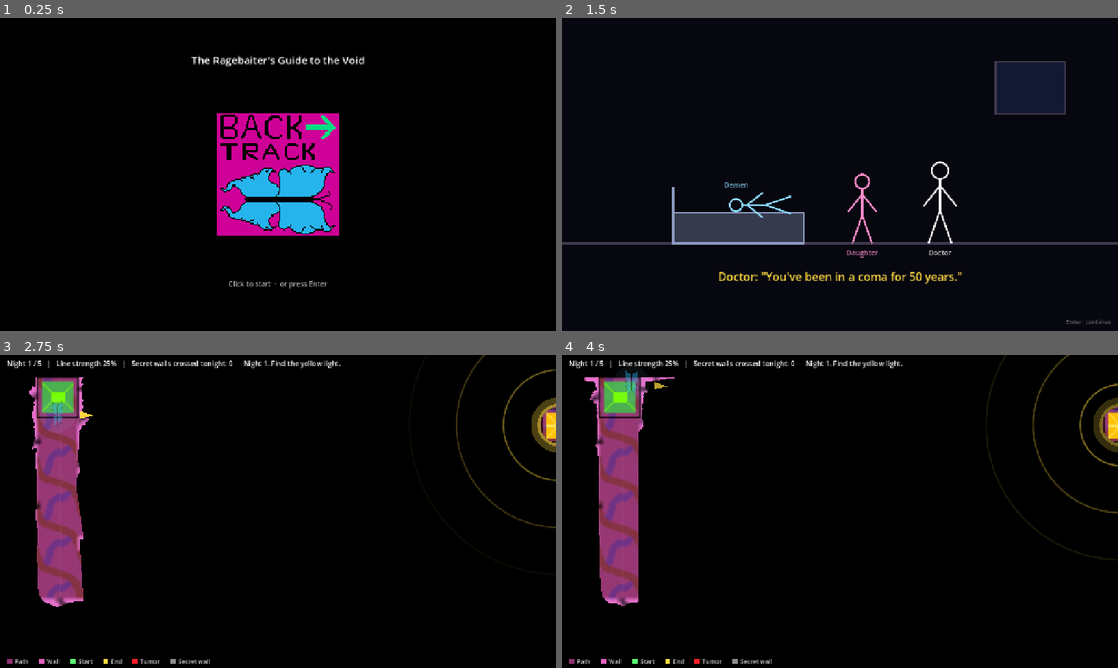
Above: before the commit, frames 1-4 (two rows, left to right).
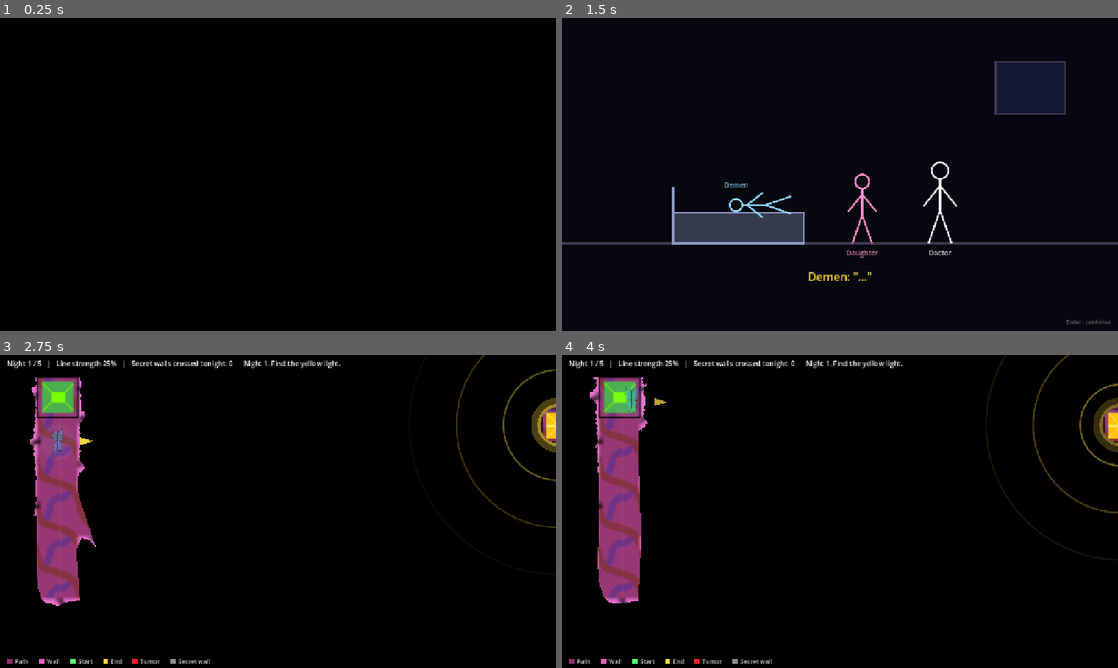
Above: after the commit, the same moments.

Repository: DanishNadar/Backtrack
Game: Godot game, scene res://scenes/main.tscn
Same seed, same stepped clock (60 frames per second), same inputs: the game is played once before the commit and once after it. Video files are missing from this copy of the repository; at most half a second of black plays in their place.
Inputs (mouse positions are in pixels of both pictures, inside the frame that each line leads up to):
- Up to frame 1 (0.25 s): no input
- Up to frame 2 (1.5 s): click (840, 174) at 0.52 s; tap Enter at 1.25, 1.35 s; move the mouse to (962, 158) at 1.27 s; hold Right from 1.28 s (still down); click (962, 158) at 1.42 s
- Up to frame 3 (2.75 s): tap Space at 1.52, 1.82, 2.27, 2.3, 2.57 s; tap E at 1.55, 2.1 s; move the mouse to (166, 527) at 2.02 s; release Right at 2.03 s; hold Down from 2.03 s (still down); click (166, 527) at 2.17 s
- Up to frame 4 (4 s): move the mouse to (895, 442) at 2.77 s; release Down at 2.78 s; hold Right 2.78-3.53 s; tap Space at 2.85, 3.77 s; click (895, 442) at 2.92 s; tap Enter at 3.05, 3.6 s; move the mouse to (812, 574) at 3.52 s; hold Up from 3.53 s (still down); click (812, 574) at 3.67 s; tap E at 3.8 s

The runs differ from the first frame. In frame 1, 8.0% of the frame differs, in the area x 34-66%, y 12-87%; in frame 2, 0.7%; in frame 3, 0.8%; in frame 4, 0.7%.

Commit message:
completed game

Diff:
--- a/scenes/main.tscn
+++ b/scenes/main.tscn
@@ -11,6 +11,7 @@
 [ext_resource type="Script" path="res://scripts/cutscene.gd" id="9"]
 [ext_resource type="Script" path="res://scripts/tung_tung.gd" id="10"]
 [ext_resource type="AudioStream" path="res://public/sounds/hit-sound-effect.toolszone.net.wav" id="11"]
+[ext_resource type="VideoStream" path="res://public/Intro.ogv" id="12"]
 
 [node name="Main" type="Node2D"]
 script = ExtResource("1")
@@ -146,3 +147,32 @@
 theme_override_colors/font_color = Color(1, 1, 1, 0.7)
 text = "Click to start  ·  or press Enter"
 horizontal_alignment = 1
+
+[node name="Intro" type="VideoStreamPlayer" parent="UI"]
+visible = false
+anchors_preset = 15
+anchor_right = 1.0
+anchor_bottom = 1.0
+grow_horizontal = 2
+grow_vertical = 2
+mouse_filter = 2
+stream = ExtResource("12")
+expand = true
+
+[node name="SkipHint" type="Label" parent="UI/Intro"]
+layout_mode = 1
+anchors_preset = 3
+anchor_left = 1.0
+anchor_top = 1.0
+anchor_right = 1.0
+anchor_bottom = 1.0
+offset_left = -160.0
+offset_top = -36.0
+offset_right = -16.0
+offset_bottom = -12.0
+grow_horizontal = 0
+grow_vertical = 0
+theme_override_colors/font_color = Color(0, 0, 0, 0.45)
+theme_override_font_sizes/font_size = 14
+text = "Enter: skip"
+horizontal_alignment = 2
--- a/scripts/crawl.gd
+++ b/scripts/crawl.gd
@@ -27,10 +27,12 @@
 var _viewport: SubViewport
 var _page: Control
 var _plane: ColorRect
+var _voice := AudioStreamPlayer.new()
 
 
 func _ready() -> void:
 	visible = false
+	add_child(_voice)
 	_font.font_names = PackedStringArray(FONT_NAMES)
 
 	_viewport = SubViewport.new()
@@ -51,8 +53,13 @@
 	add_child(_plane)
 
 
-## Shows a crawl; `finished` is emitted when it has scrolled away or is skipped.
-func play(title: String, body: String) -> void:
+## Shows a crawl, narrated by the recording for `voice_id` if there is one.
+## `finished` is emitted once it has scrolled away and the narration is over,
+## or when it's skipped.
+func play(title: String, body: String, voice_id: String) -> void:
+	_voice.stream = Voice.load_line(voice_id)
+	if _voice.stream:
+		_voice.play()
 	_title = title
 	_body = body
 	var font := _font
@@ -80,11 +87,12 @@
 	_plane.material.set_shader_parameter("scroll", _scroll)
 	var left := 1.0 - _scroll / _end
 	_plane.modulate.a = clampf(left / FADE_OUT, 0.0, 1.0)
-	if _scroll >= _end:
+	if _scroll >= _end and not _voice.playing:
 		_finish()
 
 
 func _finish() -> void:
+	_voice.stop()
 	visible = false
 	finished.emit()
 
--- a/scripts/cutscene.gd
+++ b/scripts/cutscene.gd
@@ -38,15 +38,20 @@
 var _alpha := {"doctor": 1.0, "daughter": 1.0}
 var _vanishing := {}
 var _rng := RandomNumberGenerator.new()
+var _scene := ""
+var _voice := AudioStreamPlayer.new()
 
 
 func _ready() -> void:
 	visible = false
-
-
-## Plays `beats`; Demen lies in bed if `lying`, otherwise sits up.
-func play(beats: Array, lying: bool) -> void:
+	add_child(_voice)
+
+
+## Plays `beats`; Demen lies in bed if `lying`, otherwise sits up. `scene`
+## names the cutscene's voice lines (see Voice.beat_id).
+func play(beats: Array, lying: bool, scene: String) -> void:
 	_beats = beats
+	_scene = scene
 	_lying = lying
 	_index = 0
 	_crying = false
@@ -60,6 +65,9 @@
 
 
 func _start_beat() -> void:
+	_voice.stream = Voice.load_line(Voice.beat_id(_scene, _index, _beats[_index]))
+	if _voice.stream:
+		_voice.play()
 	match _beats[_index].get("event", ""):
 		"cry":
 			_crying = true
@@ -79,6 +87,7 @@
 
 
 func _advance() -> void:
+	_voice.stop()
 	_index += 1
 	if _index >= _beats.size():
 		visible = false
--- a/scripts/main.gd
+++ b/scripts/main.gd
@@ -38,7 +38,7 @@
 
 const DEMEN_SOURCE: Texture2D = preload("res://public/assets/Demen.png")
 
-enum Mode { TITLE, STORY, PLAYING, MINIGAME }
+enum Mode { INTRO, TITLE, STORY, PLAYING, MINIGAME }
 
 var rng := RandomNumberGenerator.new()
 var demen: Texture2D
@@ -58,6 +58,7 @@
 var hint := ""
 var hint_timer := 0.0
 var time := 0.0
+var title_voice := AudioStreamPlayer.new()  # reads the title on the start screen
 
 @onready var camera: Camera2D = $Camera
 @onready var lit: Node2D = $Lit
@@ -73,6 +74,7 @@
 @onready var walk_sound: AudioStreamPlayer = $WalkSound
 @onready var title: ColorRect = $UI/Title
 @onready var start_button: TextureButton = $UI/Title/StartButton
+@onready var intro: VideoStreamPlayer = $UI/Intro
 
 
 func _ready() -> void:
@@ -84,38 +86,70 @@
 	simon.finished.connect(_on_simon_finished)
 	start_button.pressed.connect(_begin_game)
 	cutscene.demen = demen
-	_show_title()
+	intro.finished.connect(_end_intro)
+	title_voice.stream = Voice.load_line("title")
+	add_child(title_voice)
+	_show_title(false)
+	_play_intro()
+
+
+## The intro video plays once, on launch, over the title screen. Enter, Space
+## or a click skips it.
+func _play_intro() -> void:
+	mode = Mode.INTRO
+	title.visible = false
+	intro.visible = true
+	intro.play()
+
+
+func _end_intro() -> void:
+	if mode != Mode.INTRO:
+		return
+	intro.stop()
+	intro.visible = false
+	mode = Mode.TITLE
+	title.visible = true
+	start_button.grab_focus()
+	_announce_title()
 
 
 ## Resets progress and shows the title screen, with night 1 loaded behind it
-## so there's always a world to draw.
-func _show_title() -> void:
+## so there's always a world to draw. The title is read aloud unless the
+## intro video is about to play over it.
+func _show_title(announce := true) -> void:
 	GameState.reset()
 	start_night()
 	mode = Mode.TITLE
 	title.visible = true
 	start_button.grab_focus()
+	if announce:
+		_announce_title()
+
+
+func _announce_title() -> void:
+	if title_voice.stream:
+		title_voice.play()
 
 
 ## The opening beats of the story (see story.gd), then night 1.
 func _begin_game() -> void:
 	if mode != Mode.TITLE:
 		return
+	title_voice.stop()
 	title.visible = false
 	mode = Mode.STORY
-	await _play_crawl(Story.PROLOGUE)
-	await _play_cutscene(Story.AWAKENING, true)
-	await _play_crawl(Story.DREAM)
+	await _play_cutscene(Story.AWAKENING, true, "awakening")
+	await _play_crawl(Story.DREAM, "dream")
 	start_night()
 
 
-func _play_crawl(text: Array, extra := "") -> void:
-	crawl.play(text[0], text[1] + extra)
+func _play_crawl(text: Array, voice_id: String, extra := "") -> void:
+	crawl.play(text[0], text[1] + extra, voice_id)
 	await crawl.finished
 
 
-func _play_cutscene(beats: Array, lying: bool) -> void:
-	cutscene.play(beats, lying)
+func _play_cutscene(beats: Array, lying: bool, scene: String) -> void:
+	cutscene.play(beats, lying, scene)
 	await cutscene.finished
 
 
@@ -203,10 +237,17 @@
 
 
 func _unhandled_input(event: InputEvent) -> void:
+	if mode == Mode.INTRO and event is InputEventMouseButton and event.pressed:
+		_end_intro()
+		return
 	if not (event is InputEventKey and event.pressed and not event.echo):
 		return
-	if event.keycode in [KEY_ENTER, KEY_SPACE] and mode == Mode.TITLE:
-		_begin_game()
+	if event.keycode in [KEY_ENTER, KEY_SPACE]:
+		match mode:
+			Mode.INTRO:
+				_end_intro()
+			Mode.TITLE:
+				_begin_game()
 
 
 func _input_dir() -> Vector2:
@@ -326,11 +367,11 @@
 		GameState.strength = minf(1.0, GameState.strength + GameState.GAIN_PER_NIGHT)
 	mode = Mode.STORY
 	var status := "Your lines grow stronger." if cheats == 0 else "You slipped through %d secret wall%s. Your lines did not grow." % [cheats, "" if cheats == 1 else "s"]
-	await _play_crawl(Story.MEMORIES[GameState.night - 1],
+	await _play_crawl(Story.MEMORIES[GameState.night - 1], "memory_%d" % GameState.night,
 		"\n\n%s\nLine strength: %d%%" % [status, roundi(GameState.strength * 100)])
 	if GameState.is_last_night():
-		await _play_crawl(Story.FINALE)
-		await _play_cutscene(Story.FINALE_SCENE, false)
+		await _play_crawl(Story.FINALE, "finale")
+		await _play_cutscene(Story.FINALE_SCENE, false, "ending")
 		_show_title()
 	else:
 		GameState.night += 1
@@ -340,7 +381,7 @@
 func _fade_away() -> void:
 	simon.stop()
 	mode = Mode.STORY
-	await _play_crawl(Story.FADED)
+	await _play_crawl(Story.FADED, "faded")
 	_show_title()
 
 
--- a/scripts/story.gd
+++ b/scripts/story.gd
@@ -4,14 +4,9 @@
 ## [title, body] pairs shown by crawl.gd; cutscenes are lists of beats played
 ## by cutscene.gd.
 ##
-## Beat order: PROLOGUE crawl -> AWAKENING cutscene -> DREAM crawl ->
-## nights 1..MEMORIES.size() (a MEMORIES crawl after each) -> FINALE crawl ->
-## FINALE cutscene. Fading away at any point plays the FADED crawl instead.
-
-const PROLOGUE := [
-	"BACKTRACK\nThe Ragebaiter's Guide to the Void",
-	"Demen (Anakin Gilgamesh John-Smith) was once a joyful young soul. He played outside every single day and got plenty of sunshine.\n\nUntil one day, his life changed forever.\n\nHe was 17 years old, playing ball on the street with a bunch of young folk, when a distracted driver hit him and sent him flying into a well.\n\nA wishing well.\n\nIn agonizing pain, he made his final wish: a daughter who was immortal.",
-]
+## Beat order (the intro video tells the backstory first): AWAKENING cutscene
+## -> DREAM crawl -> nights 1..MEMORIES.size() (a MEMORIES crawl after each)
+## -> FINALE crawl -> FINALE cutscene. Fading away at any point plays the FADED crawl instead.
 
 ## Beats: "text" is the caption, "speaker" (optional) prefixes it, and
 ## "event" (optional) triggers an animation in the cutscene.
--- /dev/null
+++ b/scripts/voice.gd
@@ -0,0 +1,24 @@
+class_name Voice
+extends RefCounted
+## Recorded voice lines live in public/voice/, one file per line, named by the
+## line's id (every file name is listed in public/voice/README.md). A line with no
+## recording yet is simply silent.
+
+const DIR := "res://public/voice/"
+const EXTENSIONS := ["wav", "ogg", "mp3"]
+
+
+## The recording for `id`, or null if it hasn't been recorded yet.
+static func load_line(id: String) -> AudioStream:
+	for ext in EXTENSIONS:
+		var path: String = DIR + id + "." + ext
+		if ResourceLoader.exists(path):
+			return load(path)
+	return null
+
+
+## Id of a cutscene beat: "<scene>_<beat number>_<speaker>", where lines with
+## no speaker are read by the narrator. For example "awakening_03_doctor".
+static func beat_id(scene: String, index: int, beat: Dictionary) -> String:
+	var speaker: String = beat.get("speaker", "narrator")
+	return "%s_%02d_%s" % [scene, index + 1, speaker.to_lower()]
Not shown, added: public/Intro.ogv.uid
Not shown, added: public/voice/awakening_01_narrator.ogg.import
Not shown, added: public/voice/awakening_02_narrator.ogg.import
Not shown, added: public/voice/awakening_03_doctor.ogg.import
Not shown, added: public/voice/awakening_04_demen.ogg.import
Not shown, added: public/voice/awakening_05_doctor.ogg.import
Not shown, added: public/voice/awakening_06_daughter.ogg.import
Not shown, added: public/voice/awakening_07_doctor.ogg.import
Not shown, added: public/voice/dream.ogg.import
Not shown, added: public/voice/ending_01_narrator.ogg.import
Not shown, added: public/voice/ending_02_demen.ogg.import
Not shown, added: public/voice/ending_03_narrator.ogg.import
(and 67 more such lines)
